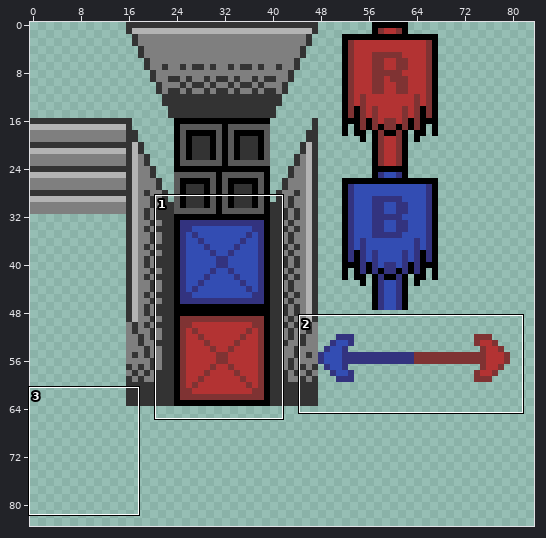
Sprite sheet: data/tilesets/metal-base.tiles.png. Above, an overview of the earlier version with the close-up marked.
Close-up. Before the edit:
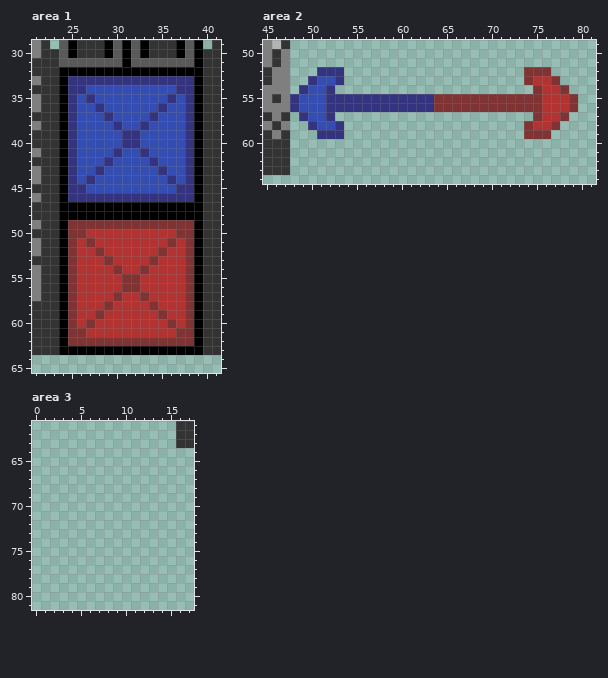
The file is 320x240 pixels. Shown: area 1: x 21..41, y 29..65; area 2: x 45..81, y 49..64; area 3: x 0..17, y 61..81. The wide view leaves out empty margins.
After the commit:
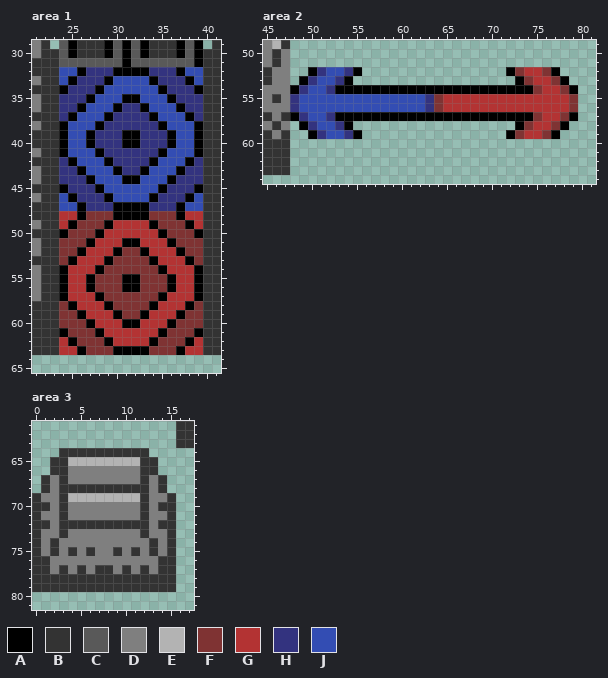
Palette (. is transparent): A #000000  B #333333  C #595959  D #7f7f7f  E #b3b3b3  F #7f3333  G #b33333  H #33337f  J #334db3
The edit:
Area 1:
y 32: x 24..25 AA -> JJ; x 27..29 AAA -> HHH; x 34..36 AAA -> HHH; x 38..39 AA -> JJ
y 33: x 24..25 AH -> JA; x 29..34 HHHHHH -> AJJJJA; x 38..39 HA -> AJ
y 34: x 27..28 JJ -> HA; x 35..36 JJ -> AH
y 35: x 24 A -> H; x 26..27 JH -> HA; x 31..32 JJ -> AA; x 36..37 HJ -> AH; x 39 A -> H
y 36: x 24 A -> H; x 26 J -> A; x 28 H -> J; x 30..33 JJJJ -> AHHA; x 35 H -> J; x 37 J -> A; x 39 A -> H
y 37: x 24..25 AH -> HA; x 29..34 HJJJJH -> AHHHHA; x 38..39 HA -> AH
y 38: x 25 H -> J; x 28..29 JJ -> AH; x 31..32 JJ -> HH; x 34..35 JJ -> HA; x 38 H -> J
y 39..40: x 25 H -> J; x 27..36 JJJJHHJJJJ -> AHHHAAHHHA; x 38 H -> J
y 41: x 25 H -> J; x 28..29 JJ -> AH; x 31..32 JJ -> HH; x 34..35 JJ -> HA; x 38 H -> J
y 42: x 24..25 AH -> HA; x 29..34 HJJJJH -> AHHHHA; x 38..39 HA -> AH
y 43: x 24 A -> H; x 26 J -> A; x 28 H -> J; x 30..33 JJJJ -> AHHA; x 35 H -> J; x 37 J -> A; x 39 A -> H
y 44: x 24 A -> H; x 26..27 JH -> HA; x 31..32 JJ -> AA; x 36..37 HJ -> AH; x 39 A -> H
y 45: x 27..28 JJ -> HA; x 35..36 JJ -> AH
y 46: x 24..25 AH -> JA; x 29..34 HHHHHH -> AJJJJA; x 38..39 HA -> AJ
y 47: x 24..25 AA -> JJ; x 27..29 AAA -> HHH; x 34..36 AAA -> HHH; x 38..39 AA -> JJ
y 48: x 24..25 AA -> GG; x 27..29 AAA -> FFF; x 34..36 AAA -> FFF; x 38..39 AA -> GG
y 49: x 24..25 AF -> GA; x 29..34 FFFFFF -> AGGGGA; x 38..39 FA -> AG
y 50: x 27..28 GG -> FA; x 35..36 GG -> AF
y 51: x 24 A -> F; x 26..27 GF -> FA; x 31..32 GG -> AA; x 36..37 FG -> AF; x 39 A -> F
y 52: x 24 A -> F; x 26 G -> A; x 28 F -> G; x 30..33 GGGG -> AFFA; x 35 F -> G; x 37 G -> A; x 39 A -> F
y 53: x 24..25 AF -> FA; x 29..34 FGGGGF -> AFFFFA; x 38..39 FA -> AF
y 54: x 25 F -> G; x 28..29 GG -> AF; x 31..32 GG -> FF; x 34..35 GG -> FA; x 38 F -> G
y 55..56: x 25 F -> G; x 27..36 GGGGFFGGGG -> AFFFAAFFFA; x 38 F -> G
y 57: x 25 F -> G; x 28..29 GG -> AF; x 31..32 GG -> FF; x 34..35 GG -> FA; x 38 F -> G
y 58: x 24..25 AF -> FA; x 29..34 FGGGGF -> AFFFFA; x 38..39 FA -> AF
y 59: x 24 A -> F; x 26 G -> A; x 28 F -> G; x 30..33 GGGG -> AFFA; x 35 F -> G; x 37 G -> A; x 39 A -> F
y 60: x 24 A -> F; x 26..27 GF -> FA; x 31..32 GG -> AA; x 36..37 FG -> AF; x 39 A -> F
y 61: x 27..28 GG -> FA; x 35..36 GG -> AF
y 62: x 24..25 AF -> GA; x 29..34 FFFFFF -> AGGGGA; x 38..39 FA -> AG
y 63: x 24..25 AA -> GG; x 27..29 AAA -> FFF; x 34..36 AAA -> FFF; x 38..39 AA -> GG
Area 2:
y 52: x 50 . -> A; x 52..55 HH.. -> JJHA; x 72..75 ..FF -> AFGG; x 77 . -> A
y 53: x 49 . -> A; x 54 . -> A; x 73 . -> A; x 78 . -> A
y 54: x 48 . -> A; x 53..74 ...................... -> AAAAAAAAAAAAAAAAAAAAAA; x 79 . -> A
y 55..56: x 52..62 HHHHHHHHHHH -> JJJJJJJJJJJ; x 65..75 FFFFFFFFFFF -> GGGGGGGGGGG
y 57: x 48 . -> A; x 53..74 ...................... -> AAAAAAAAAAAAAAAAAAAAAA; x 79 . -> A
y 58: x 49 . -> A; x 54 . -> A; x 73 . -> A; x 78 . -> A
y 59: x 50 . -> A; x 52..55 HH.. -> JJHA; x 72..75 ..FF -> AFGG; x 77 . -> A
Area 3:
y 64: x 3..12 .......... -> BBBBBBBBBB
y 65: x 2..13 ............ -> BBEEEEEEEEBB
y 66: x 2..13 ............ -> BBDDDDDDDDBB
y 67: x 1..14 .............. -> BDBDDDDDDDDBDB
y 68: x 1..14 .............. -> BDBBBBBBBBBBDB
y 69: x 0..15 ................ -> BDDBEEEEEEEEBDDB
y 70: x 0..15 ................ -> BBDBDDDDDDDDBDBB
y 71: x 0..15 ................ -> BDDBDDDDDDDDBDDB
y 72: x 0..15 ................ -> BBDBBBBBBBBBBDBB
y 73: x 0..15 ................ -> BDDBDDDDDDDDBDDB
y 74: x 0..15 ................ -> BDBDDDDDDDDDDBDB
y 75: x 0..15 ................ -> BDBDBDBDDBDBDBDB
y 76: x 0..15 ................ -> BBDDDDDDDDDDDDBB
y 77: x 0..15 ................ -> BBDBDBDBBDBDBDBB
y 78..79: x 0..15 ................ -> BBBBBBBBBBBBBBBB
Changed places in both close-ups, as pixel boxes (x1, y1, x2, y2):
changed: (59, 67, 203, 355)
changed: (290, 67, 578, 139)
added: (32, 448, 176, 592)
